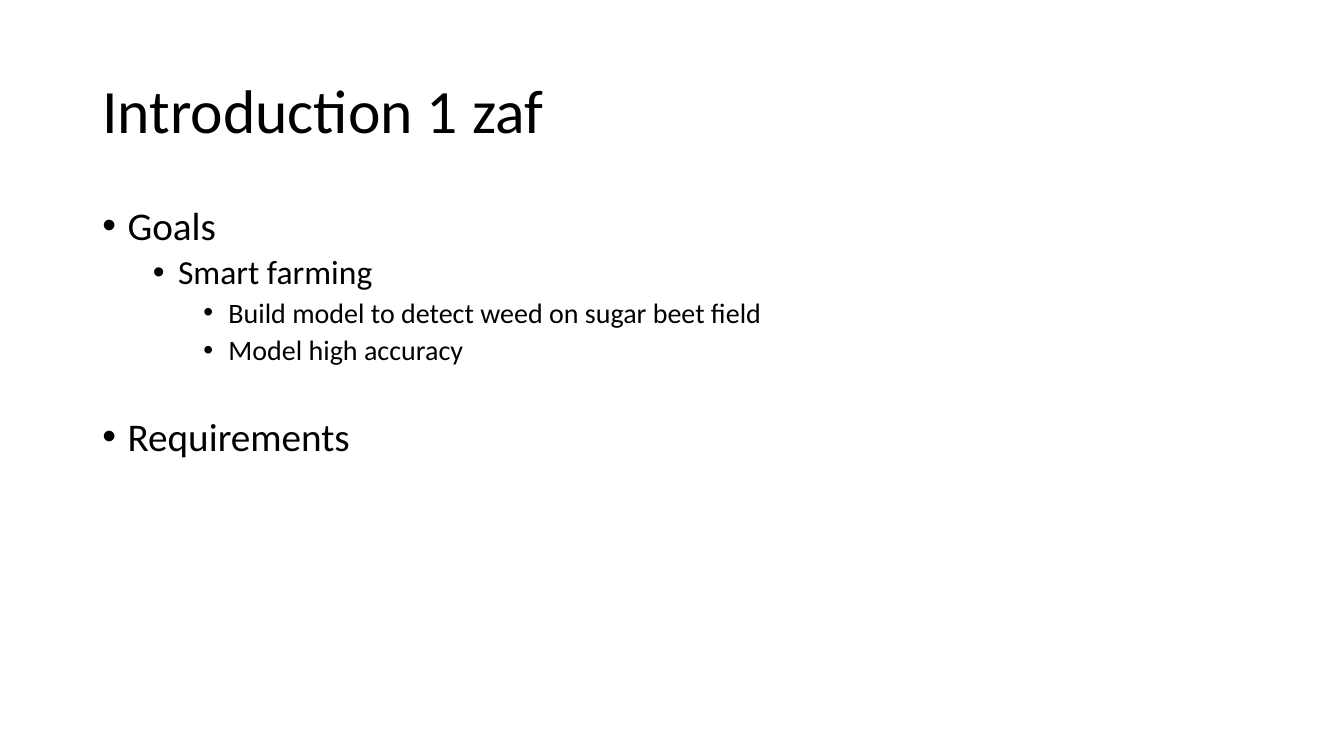
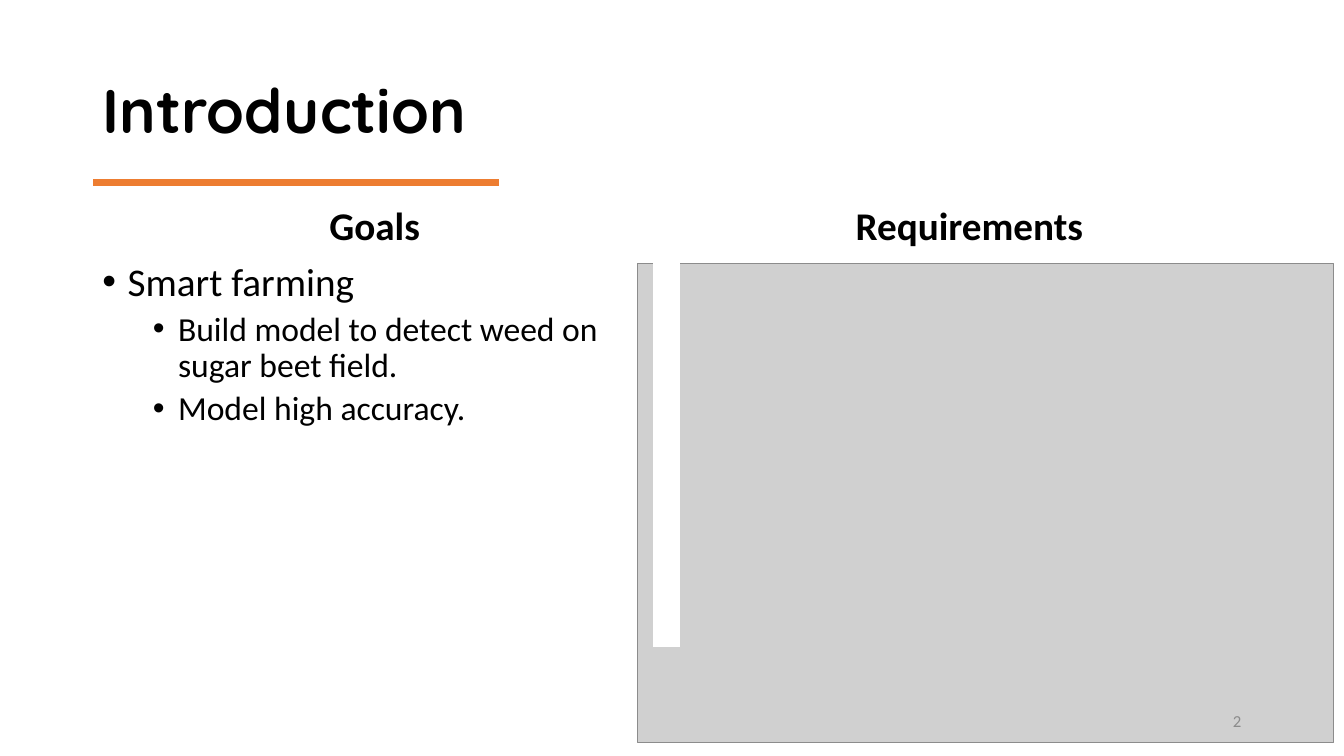
Before and after one commit to SyedMuhammadAbisRizvi/Autonomous-B, a slide deck: slide 2 of Introduction 1 zaf.pptx (slide 1 before the commit). Drawn at 1344x756 pixels with LibreOffice and Linux fonts; fonts in the diff are those of the drawing; grey boxes stand for pictures. Boxes give left, top, right and bottom in pixels: in the first picture for what was removed or moved away, otherwise in the second. Text is boxed around its words. In the diff, an @@ line names an element or a change of style, - is before the commit and + after.

```diff
--- a/Introduction 1 zaf.pptx
+++ b/Introduction 1 zaf.pptx
@@ title at (102, 87, 466, 134): text changed; font Calibri to Quicksand; bold on @@
-Introduction 1 zaf
+Introduction
@@ rectangle added at (93, 178, 500, 187), fill #ED7D31, outline #FFFFFF 1 pt @@
@@ text "Goals" at (128, 212, 597, 426): columns 1 to 2 @@
@@ rectangle added at (654, 198, 680, 646), fill #FFFFFF, outline #FFFFFF 1 pt @@
@@ text at (128, 212, 420, 303): bold on in "Goals", "Requirements"; size 24 to 28 pt in "Smart farming"; alignment left to centre; bullet • to none; list level 2 to 1 in "Smart farming" @@
@@ picture added at (638, 263, 1335, 743) @@
@@ text at (178, 317, 597, 426): text changed; size 20 to 24 pt @@
-    • Build model to detect weed on sugar beet field
-    • Model high accuracy
+  • Build model to detect weed on sugar beet field.
+  • Model high accuracy.
@@ page number added at (1233, 716, 1241, 727), 12 pt, text #8C8C8C @@
+2
```
Also in this commit, not shown: 5 other slides changed, 11 slides added, 2 slides removed.
